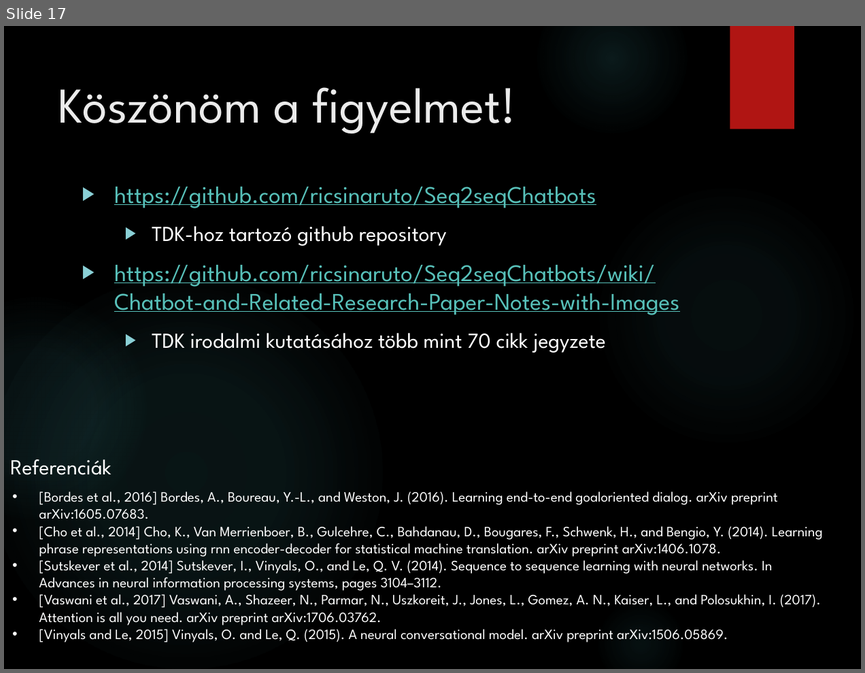
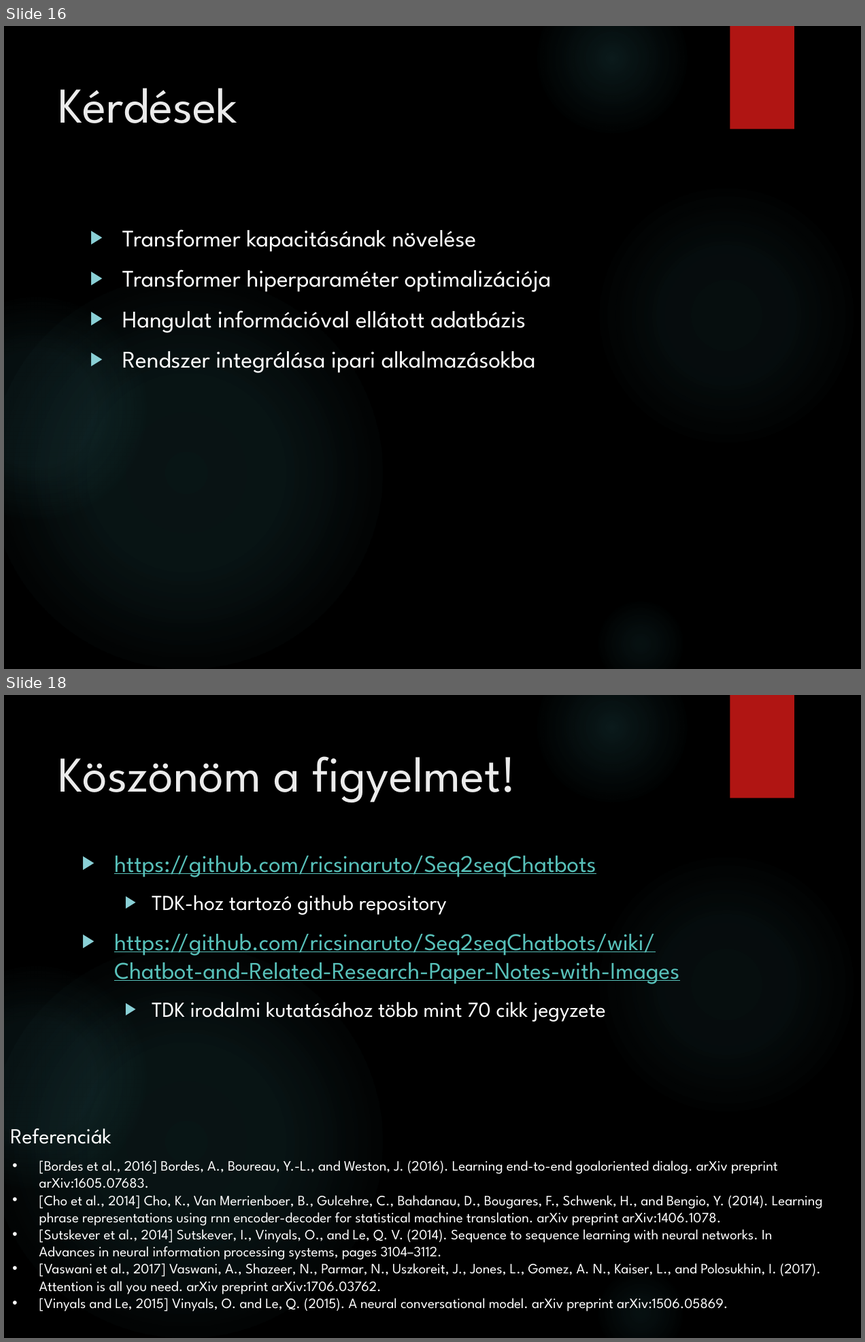
Before and after one commit to ricsinaruto/Seq2seqChatbots, a slide deck: doc/tdk.pptx. Shown one above the other, each under a label of ours: slide 17 before the commit, slides 16 and 18 after it; the slides between them are not shown. The pictures are 865x673 and 865x1342 pixels, drawn with LibreOffice and Linux fonts; fonts in the diff are those of the drawing; background and template pictures are left out. Boxes give left, top, right and bottom in pixels: in the first picture for what was removed or moved away, otherwise in the second. Text is boxed around its words. In the diff, an @@ line names an element or a change of style, - is before the commit and + after.

```diff
--- a/doc/tdk.pptx
+++ b/doc/tdk.pptx
@@ slide 16 added at (4, 26, 861, 669), background picture (left out); not listed: 6 template elements that a slide beside it also shows @@
@@ title added at (58, 88, 237, 123), 42 pt, text #EBEBEB @@
+Kérdések
@@ text added at (122, 229, 551, 373), 20 pt, text #FFFFFF @@
+▶ Transformer kapacitásának növelése
+▶ Transformer hiperparaméter optimalizációja
+▶ Hangulat információval ellátott adatbázis
+▶ Rendszer integrálása ipari alkalmazásokba
@@ what was slide 17 is now slide 18 @@
```
Also in this commit, not shown: 9 slides changed.
